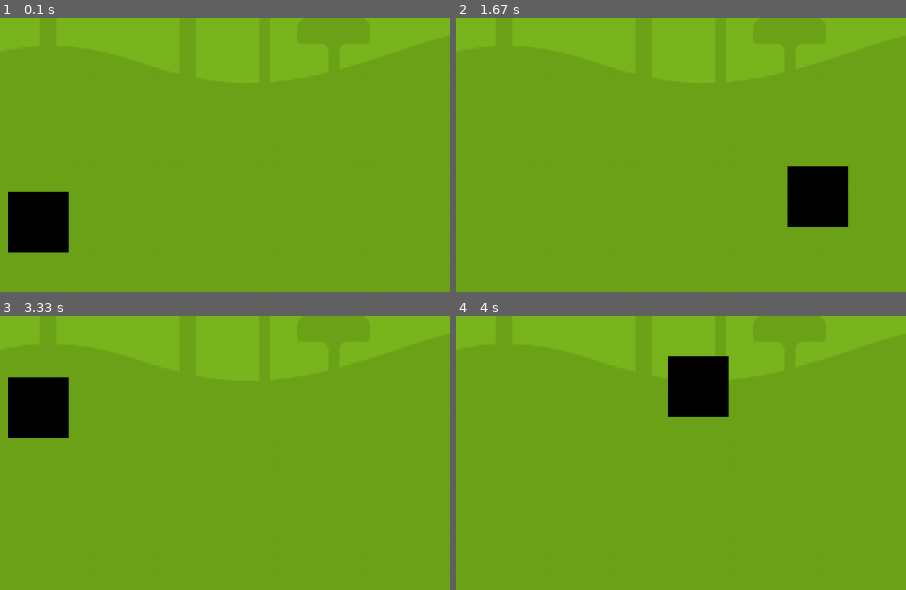
Above: before the commit, frames 1-4 (two rows, left to right).
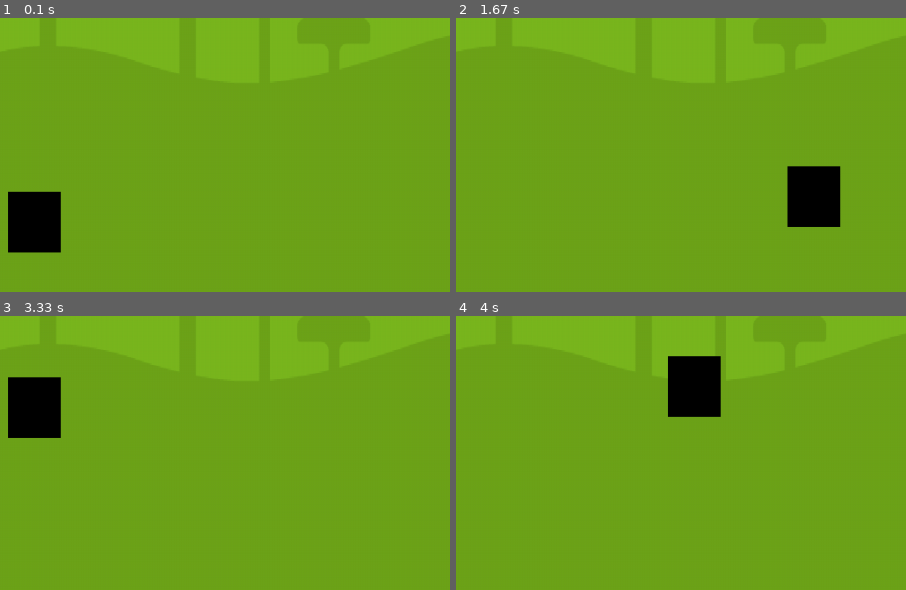
Above: after the commit, the same moments.

Repository: dkmstr/pygame-framework
Game: pygame game, started from resources/test.py
Two runs of this game, one before a commit and one after it. Both use one fixed random seed, a clock stepped at 60 frames per second and the inputs below. The source is Python 2; it was converted automatically to run under Python 3.
Inputs:
- Up to frame 1 (0.1 s): no input
- Up to frame 2 (1.67 s): hold Right 0.33-0.8 s; hold Up 0.83-1.13 s; hold Right 1.17-1.63 s
- Up to frame 3 (3.33 s): hold Left 1.67-2.2 s; hold Down 2.23-2.53 s; hold Left 2.57-2.97 s; hold Up from 3 s (still down)
- Up to frame 4 (4 s): release Up at 3.37 s; hold Right from 3.4 s (still down)
The pictures show only the part of the screen within x 13-63%, y 39-89%; the shares and areas given below are measured in that part.

The runs differ from the first frame. In frame 1, 0.5% of the frame differs, in the area x 13-16%, y 63-86%; in frame 2, 0.4%; in frame 3, 0.4%; in frame 4, 0.4%.

Commit message:
moving player logic inside player

Diff:
--- a/resources/player.py
+++ b/resources/player.py
@@ -10,14 +10,14 @@
 
 
 class Player(Actor):
-    def __init__(self, parentMap, actorType, x=0, y=0):
-        Actor.__init__(self, parentMap, actorType, x, y)
-        self.rect = pygame.Rect(x, y, 69, 69)
-        self.image1 = pygame.Surface((69, 69))
-        self.image2 = pygame.Surface((69, 69))
+    def __init__(self, parentMap, actorType, x=0, y=0, w=0, h=0):
+        Actor.__init__(self, parentMap, actorType, x, y, 60, 69)
+        self.image1 = pygame.Surface((self.rect.width, self.rect.height))
+        self.image2 = pygame.Surface((self.rect.width, self.rect.height))
         self.image1.fill(0)
         self.image2.fill(0xFF0000)
         self.image = self.image1
+        self.xSpeed = self.ySpeed = 0
 
     def checkXCollisions(self, offset):
         if offset == 0:
@@ -45,7 +45,7 @@
 
     def move(self, xOffset, yOffset):
         if xOffset == 0 and yOffset == 0:
-            pass  # Check someting pushing, from where
+            pass  # Is something pushes this, this will be calculated elsewhere
         else:
             self.rect.x += xOffset
             self.checkXCollisions(xOffset)
@@ -62,16 +62,8 @@
         else:
             self.image = self.image1
 
-    def setPosition(self, x, y):
-        self.rect = pygame.Rect(x, y, 70, 70)
-
-    @property
-    def x(self):
-        return self.rect.x
-
-    @property
-    def y(self):
-        return self.rect.y
+    def update(self):
+        self.move(self.xSpeed, self.ySpeed)
 
     def draw(self, toSurface):
         mapDisplay = self.parentMap.getDisplayPosition()
--- a/resources/resources/maps/actors.py
+++ b/resources/resources/maps/actors.py
@@ -1,24 +1,26 @@
 # -*- coding: utf-8 -*-
 from __future__ import unicode_literals
 
+import pygame
 import logging
 
 logger = logging.getLogger(__name__)
 
 
 class Actor(object):
-    def __init__(self, parentMap, actorType, x=0, y=0):
+    def __init__(self, parentMap, actorType, x=0, y=0, w=0, h=0):
+        self.rect = pygame.Rect(x, y, w, h)
         self.parentMap = parentMap
-        self._x = x
-        self._y = y
         self.actorType = actorType
+
+    def setPosition(self, x, y):
+        self.rect = pygame.Rect(x, y, 70, 70)
 
     def draw(self, toSurface):
         pass
 
     def update(self):
         pass
-
 
 class ActorsFactory(object):
     def __init__(self):
--- a/resources/test.py
+++ b/resources/test.py
@@ -21,7 +21,7 @@
     def __init__(self, name):
         super(GameTest, self).__init__(name)
 
-        self.x_speed = self.y_speed = self.bg_speed = 0
+        self.bg_speed = 0
 
         # self.images = resources.images.Images((1280, 2880))
         self.maps = resources.maps.Maps()
@@ -59,27 +59,27 @@
         if key == K_q:
             return resources.game_state.GameControl.EXIT_GAMESTATE
         elif key == K_RIGHT:
-            self.x_speed = BASE_SPEED
+            self.player.xSpeed = BASE_SPEED
             self.bg_speed = BASE_SPEED
         elif key == K_LEFT:
-            self.x_speed = -BASE_SPEED
+            self.player.xSpeed = -BASE_SPEED
             self.bg_speed = -BASE_SPEED
         elif key == K_UP:
-            self.y_speed = -BASE_SPEED
+            self.player.ySpeed = -BASE_SPEED
         elif key == K_DOWN:
-            self.y_speed = BASE_SPEED
+            self.player.ySpeed = BASE_SPEED
 
     def on_keyup(self, key):
         if key in (K_RIGHT, K_LEFT):
-            self.x_speed = 0
+            self.player.xSpeed = 0
             self.bg_speed = 0
         elif key in (K_UP, K_DOWN):
-            self.y_speed = 0
+            self.player.ySpeed = 0
 
     def on_frame(self):
         #self.bg.scroll(self.bg_speed)
         self.map.update()
-        self.player.move(self.x_speed, self.y_speed)
+        #self.player.move(self.x_speed, self.y_speed)
 
         self.player.updateMapDisplayPosition(self.controller.screen)
 
Not shown, changed: resources/test.wpu
